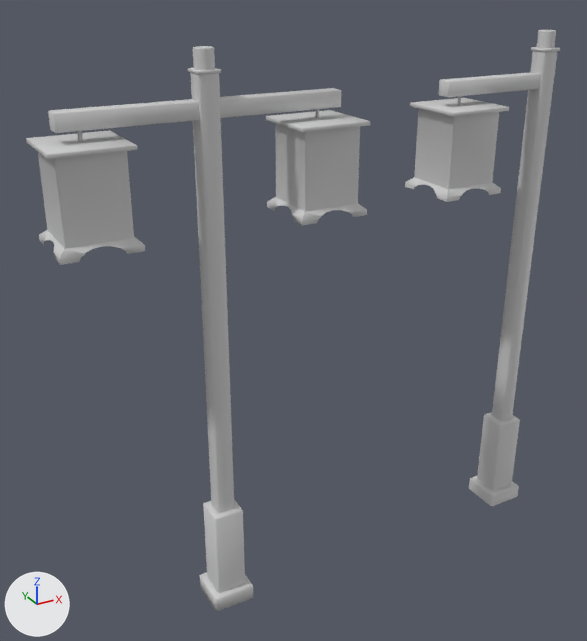
Renders of the FBX model Assets/_GAME FOLDERS/Meshes/Environments/Stree Lamp/AnyConv.com__Modern Lamp.fbx from each side of a commit.
Camera for both pictures: a 50 mm lens placed at (-0.0243, -0.0341, 0.0332), pointed at (-0.0049, 0.0012, 0.0155). Lighting does not change. The marker at lower left points along +X, +Y and +Z. Where no turn or scale is listed for an object, it has been applied to the vertices. Vertices at the same position are counted once.

Names of what the first picture shows: 'ModernLamp_Double_立方体.012_材质.019', 'ModernLamp_Single_立方体.003_Material'.
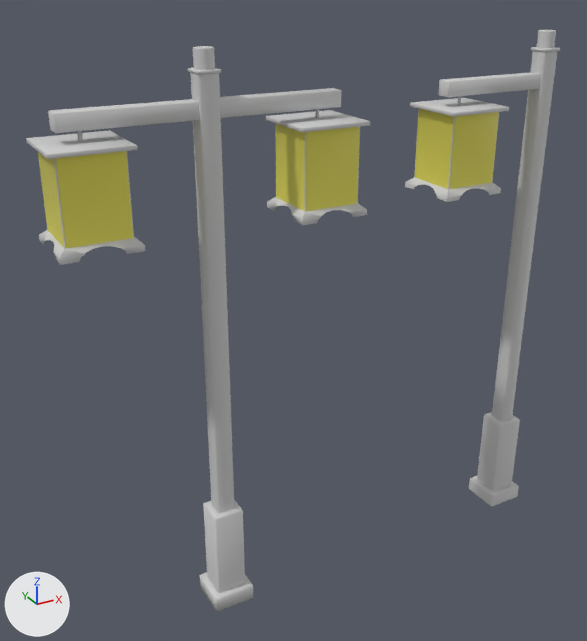
Boxes [x1, y1, x2, y2] around the edits, measured in the pictures (587 x 641 px):
part 1 of me_mesh, recoloured (grey to yellow): [38, 123, 360, 248] in both
part 2 of me_mesh_001, recoloured (grey to yellow): [415, 109, 499, 189] in both

What changed in the scene script:
```text
Add mat_material_001:
    mat_material_001 = principled_material('Material.001')
    mat_material_001.base_color = (0.6, 0.6, 0.6)  # light grey #cbcbcb
    mat_material_001.roughness = 0.553
Add mat_lamba:
    mat_lamba = principled_material('lamba')
    mat_lamba.base_color = (0.8, 0.74, 0.104)  # yellow #e7df5b
Change me_mesh_001:
    where me_mesh_001.from_pydata(...)  # 391 vertices, 322 faces; spans x 0.0025..0.0112, y -0.0018..0.0018, z 0.0..0.0299
    used by ob_modernlamp_single_立方体_003_material
    me_mesh_001 part 2: 5 of the faces centred in x 0.0028..0.0058, y -0.0015..0.0015, z 0.0224..0.0243 switch from mat_material (light grey #cbcbcb) to mat_lamba (yellow #e7df5b)
    add me_mesh_001.materials.append(mat_material_001)  # light grey #cbcbcb
Change me_mesh:
    where me_mesh.from_pydata(...)  # 605 vertices, 481 faces; spans x -0.0175..-0.0025, y -0.0018..0.0018, z 0.0..0.0299
    used by ob_modernlamp_double_立方体_012_材质_019
    me_mesh part 1: 10 of the faces centred in x -0.0172..-0.0028, y -0.0015..0.0015, z 0.0224..0.0243 switch from mat_材质_019 (light grey #cbcbcb) to mat_lamba (yellow #e7df5b)
```
